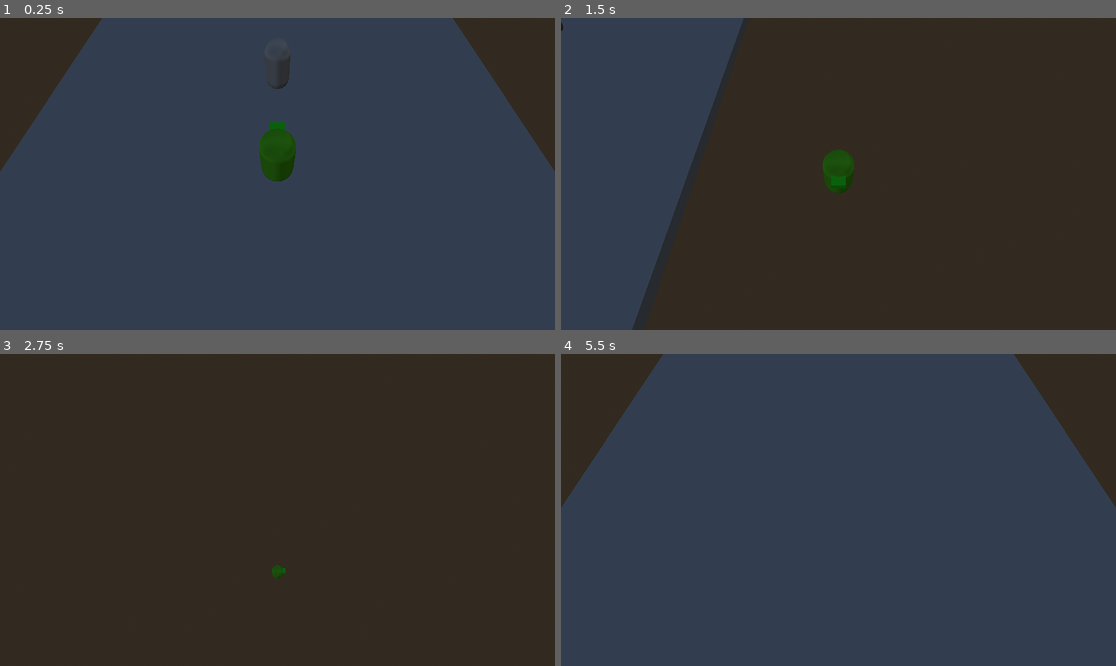
Above: before the commit, frames 1-4 (two rows, left to right).
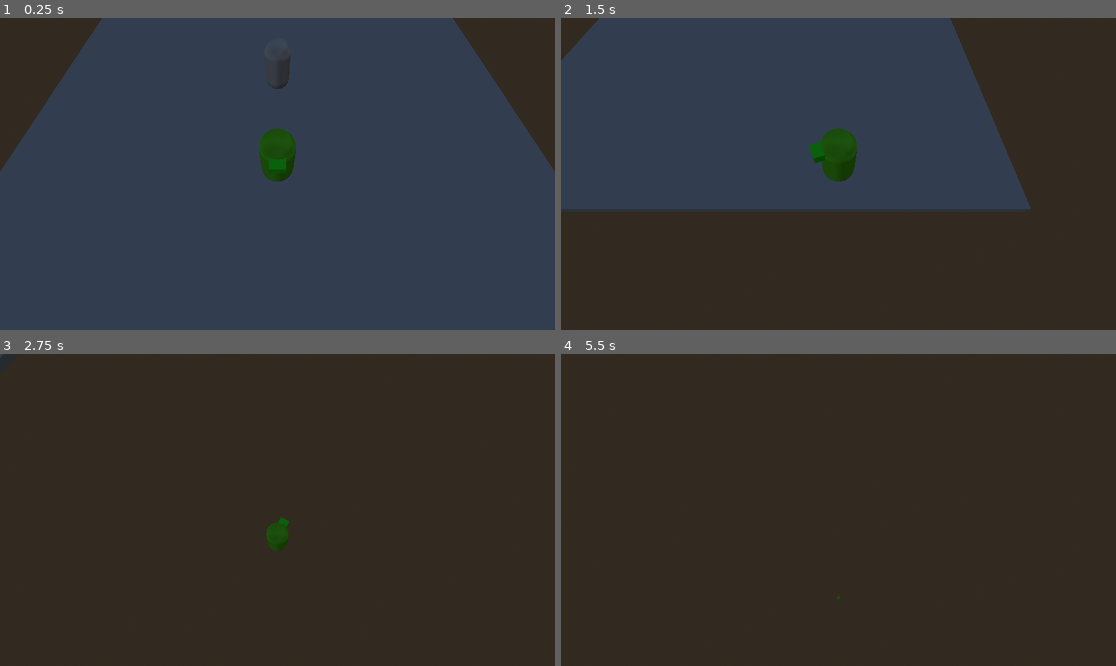
Above: after the commit, the same moments.

Repository: FisacreMedia/BalanceBreaker
Game: Godot game, scene res://node_3d.tscn
Two runs of this game, one before a commit and one after it. Both use one fixed random seed, a clock stepped at 60 frames per second and the inputs below.
Inputs (mouse positions are in pixels of both pictures, inside the frame that each line leads up to):
- Up to frame 1 (0.25 s): no input
- Up to frame 2 (1.5 s): tap Enter at 0.5 s; move the mouse to (960, 158) at 0.52 s; hold D (Right) 0.53-1.28 s; move the mouse to (727, 189) at 1.27 s; hold S (Backward) from 1.28 s (still down)
- Up to frame 3 (2.75 s): move the mouse to (333, 441) at 2.02 s; release S (Backward) at 2.03 s; hold D (Right) from 2.03 s (still down)
- Up to frame 4 (5.5 s): move the mouse to (810, 572) at 2.77 s; release D (Right) at 2.78 s; hold W (Forward) 2.78-3.53 s; move the mouse to (1005, 556) at 3.52 s; hold A (Left) 3.53-5.03 s; move the mouse to (672, 463) at 4.27 s; move the mouse to (866, 510) at 5.02 s; hold S (Backward) from 5.03 s (still down)

The runs differ from the first frame. In frame 1, 0.2% of the frame differs, in the area x 48-52%, y 33-49%; in frame 2, 38%; in frame 3, 0.4%; in frame 4, 91%, in the area x 0-100%, y 0-100%.

Commit message:
Changes to be committed: 	modified:   Scripts/NPC.gd 	new file:   Scripts/interact_prompt.gd 	new file:   Scripts/interact_prompt.gd.uid 	modified:   Scripts/player.gd 	new file:   Scripts/ray_cast_3d.gd 	new file:   Scripts/ray_cast_3d.gd.uid 	new file:   Scripts/user_interface.gd 	new file:   Scripts/user_interface.gd.uid 	modified:   node_3d.tscn 	new file:   user_interface.tscn

Diff:
--- a/Scripts/NPC.gd
+++ b/Scripts/NPC.gd
@@ -4,7 +4,9 @@
 
 enum Alignment {ALLY, NEUTRAL, HOSTILE }
 @export var unit_alignment : Alignment
-
+@onready var player = $"../Player"
+@onready var interact_raycast = $InteractRayCast
+signal interact_ready
 
 # Called when the node enters the scene tree for the first time.
 func _ready() -> void:
@@ -13,4 +15,8 @@
 
 # Called every frame. 'delta' is the elapsed time since the previous frame.
 func _process(delta: float) -> void:
+	if interact_raycast.is_colliding():
+		print("Player Detected")
+		interact_ready.emit()
+
 	pass
--- /dev/null
+++ b/Scripts/interact_prompt.gd
@@ -0,0 +1,11 @@
+extends Sprite3D
+
+
+# Called when the node enters the scene tree for the first time.
+func _ready() -> void:
+	pass # Replace with function body.
+
+
+# Called every frame. 'delta' is the elapsed time since the previous frame.
+func _process(delta: float) -> void:
+	pass
--- a/Scripts/player.gd
+++ b/Scripts/player.gd
@@ -6,9 +6,22 @@
 @export var input_right : String = "ui_right"
 @export var input_forward : String = "ui_up"
 @export var input_backward : String = "ui_down"
+@export var sensitivity = 100
+@onready var camera = $"../Camera3D"
 
 
 func _physics_process(delta: float) -> void:
+	var ground_plane = Plane(Vector3.UP, global_position.y)
+	var mouse_pos = get_viewport().get_mouse_position()
+
+	var ray_origin = camera.project_ray_origin(mouse_pos)
+	var ray_direction = camera.project_ray_normal(mouse_pos)
+
+	var intersection = ground_plane.intersects_ray(ray_origin, ray_direction)
+
+	if intersection:
+		look_at(Vector3(intersection.x, global_position.y, intersection.z), Vector3.UP)
+
 	# Add the gravity.
 	if not is_on_floor():
 		velocity += get_gravity() * delta
--- /dev/null
+++ b/Scripts/ray_cast_3d.gd
@@ -0,0 +1,14 @@
+extends RayCast3D
+
+@onready var player = $"../../Player"
+
+# Called when the node enters the scene tree for the first time.
+func _ready() -> void:
+	pass # Replace with function body.
+
+
+# Called every frame. 'delta' is the elapsed time since the previous frame.
+func _process(delta: float) -> void:
+	if is_colliding():
+		pass
+	pass
--- /dev/null
+++ b/Scripts/user_interface.gd
@@ -0,0 +1,11 @@
+extends Control
+signal test
+
+# Called when the node enters the scene tree for the first time.
+func _ready() -> void:
+	pass # Replace with function body.
+
+
+# Called every frame. 'delta' is the elapsed time since the previous frame.
+func _process(delta: float) -> void:
+	pass
--- a/node_3d.tscn
+++ b/node_3d.tscn
@@ -1,9 +1,10 @@
 [gd_scene format=3 uid="uid://bvcacudb5uthw"]
 
 [ext_resource type="Script" uid="uid://cw22wtb1gwuon" path="res://Scripts/player.gd" id="1_a202f"]
-[ext_resource type="Script" uid="uid://c02ou3l7evlkh" path="res://Scripts/character_model.gd" id="2_a0tk4"]
 [ext_resource type="Script" uid="uid://j0pgt6ld1m1p" path="res://Scripts/follow_camera.gd" id="2_noarx"]
+[ext_resource type="Script" uid="uid://bnofhq6k803ii" path="res://Scripts/ray_cast_3d.gd" id="4_jka67"]
 [ext_resource type="Script" uid="uid://41phk3o70rc3" path="res://Scripts/NPC.gd" id="4_r3fl7"]
+[ext_resource type="Script" uid="uid://cavkvynjjholu" path="res://Scripts/interact_prompt.gd" id="5_jka67"]
 
 [sub_resource type="CapsuleMesh" id="CapsuleMesh_noarx"]
 
@@ -53,7 +54,6 @@
 [node name="CharacterModel" type="MeshInstance3D" parent="Player" unique_id=501071968]
 mesh = SubResource("CapsuleMesh_noarx")
 surface_material_override/0 = SubResource("StandardMaterial3D_a0tk4")
-script = ExtResource("2_a0tk4")
 
 [node name="HeadPlaceholder" type="MeshInstance3D" parent="Player/CharacterModel" unique_id=1466287464]
 transform = Transform3D(0.4306547, 0, 0, 0, 0.24705355, 0.014308054, 0, -0.008281944, 0.4268147, 0, 0.5559119, -0.5133646)
@@ -86,10 +86,16 @@
 transform = Transform3D(1, 0, 0, 0, 1, 0, 0, 0, 1, 0, 0, -4.565133)
 script = ExtResource("4_r3fl7")
 
-[node name="RayCast3D" type="RayCast3D" parent="TestNPC" unique_id=2091032571]
+[node name="InteractRayCast" type="RayCast3D" parent="TestNPC" unique_id=2091032571]
+target_position = Vector3(0, 0, 2.905)
+script = ExtResource("4_jka67")
 
 [node name="MeshInstance3D" type="MeshInstance3D" parent="TestNPC" unique_id=978452352]
 mesh = SubResource("CapsuleMesh_a0tk4")
 
 [node name="CollisionShape3D" type="CollisionShape3D" parent="TestNPC" unique_id=1372676811]
 shape = SubResource("CapsuleShape3D_r3fl7")
+
+[node name="InteractPrompt" type="Sprite3D" parent="." unique_id=2112491847]
+transform = Transform3D(1, 0, 0, 0, 1, 0, 0, 0, 1, 0, 1.5502849, -4.4964104)
+script = ExtResource("5_jka67")
--- /dev/null
+++ b/user_interface.tscn
@@ -0,0 +1,12 @@
+[gd_scene format=3 uid="uid://cw2fyyte0die8"]
+
+[ext_resource type="Script" uid="uid://63cquqam7b0j" path="res://Scripts/user_interface.gd" id="1_kxhmu"]
+
+[node name="UserInterface" type="Control" unique_id=1698582940]
+layout_mode = 3
+anchors_preset = 15
+anchor_right = 1.0
+anchor_bottom = 1.0
+grow_horizontal = 2
+grow_vertical = 2
+script = ExtResource("1_kxhmu")
Not shown, added: Scripts/interact_prompt.gd.uid
Not shown, added: Scripts/ray_cast_3d.gd.uid
Not shown, added: Scripts/user_interface.gd.uid
